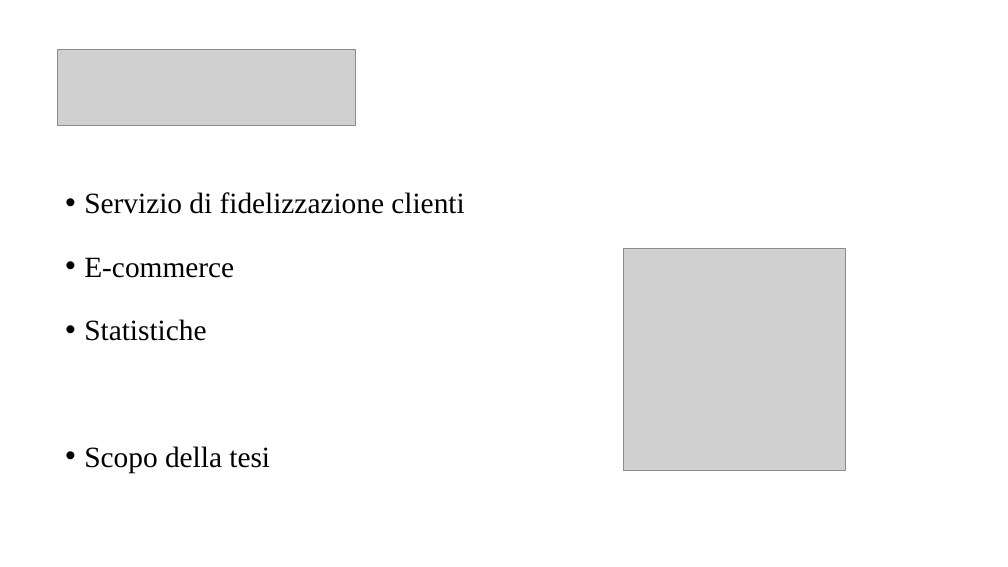
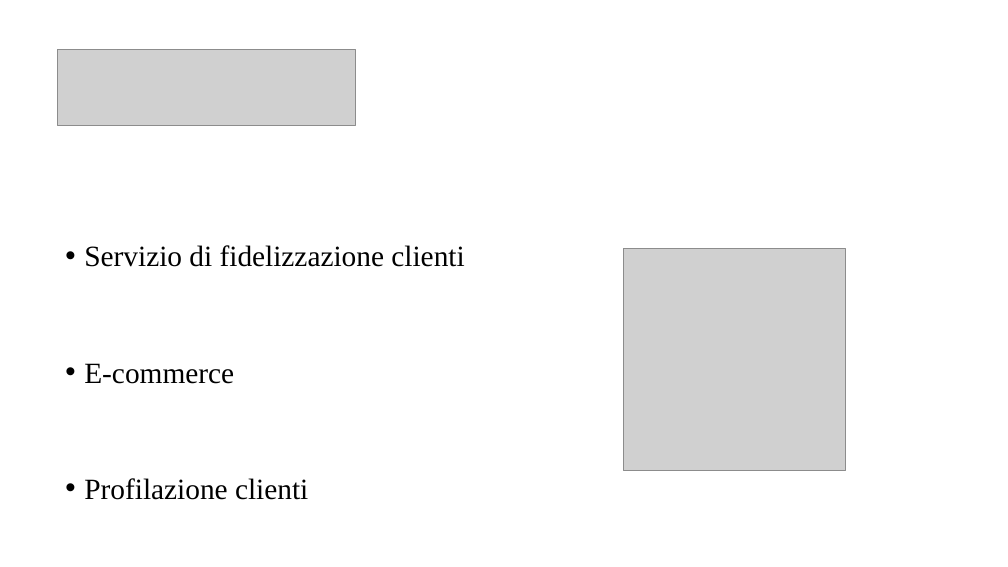
Before and after one commit to davidecolussi/Tesi, a slide deck: slide 2 of presentazione/Colussi_Davide_Presentazione.pptx. Drawn at 1008x567 pixels with LibreOffice and Linux fonts; fonts in the diff are those of the drawing; grey boxes stand for pictures. Boxes give left, top, right and bottom in pixels: in the first picture for what was removed or moved away, otherwise in the second. Text is boxed around its words. In the diff, an @@ line names an element or a change of style, - is before the commit and + after.

```diff
--- a/presentazione/Colussi_Davide_Presentazione.pptx
+++ b/presentazione/Colussi_Davide_Presentazione.pptx
@@ text at [84, 245, 464, 384]: line spacing 1.5 to 3 @@
@@ text at [84, 478, 308, 500]: text changed @@
-• Statistiche
-• Scopo della tesi
+• Profilazione clienti
```
Also in this commit, not shown: 3 other slides changed, 1 slide added.
